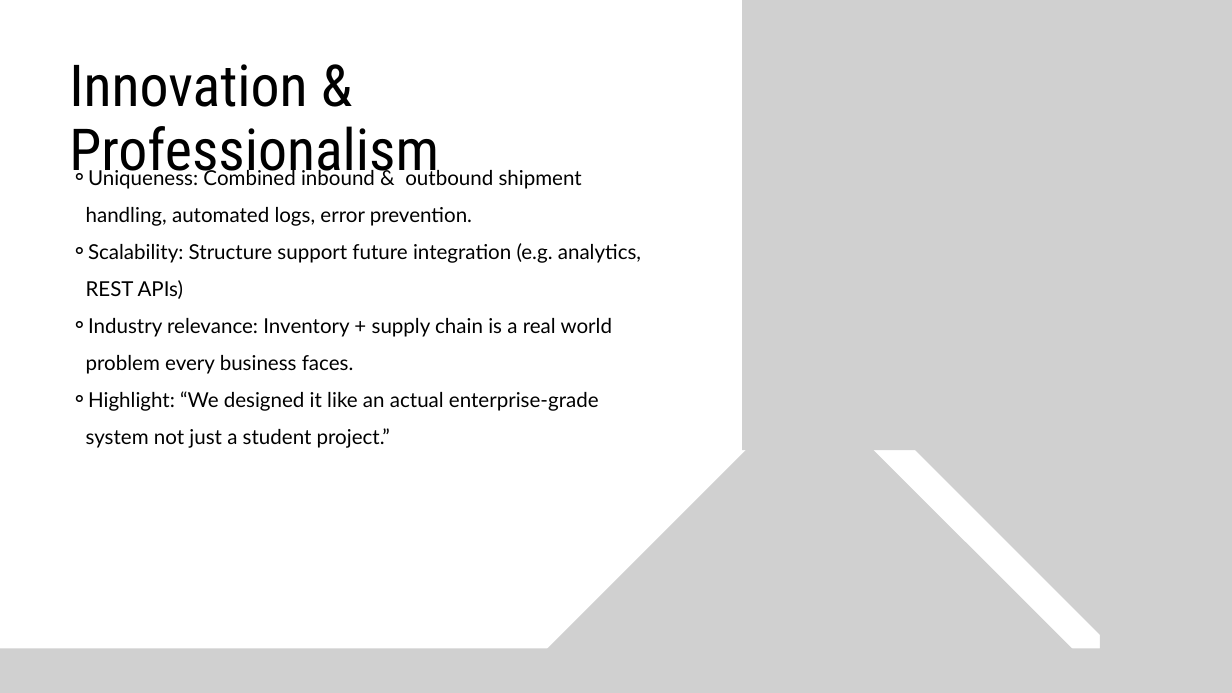
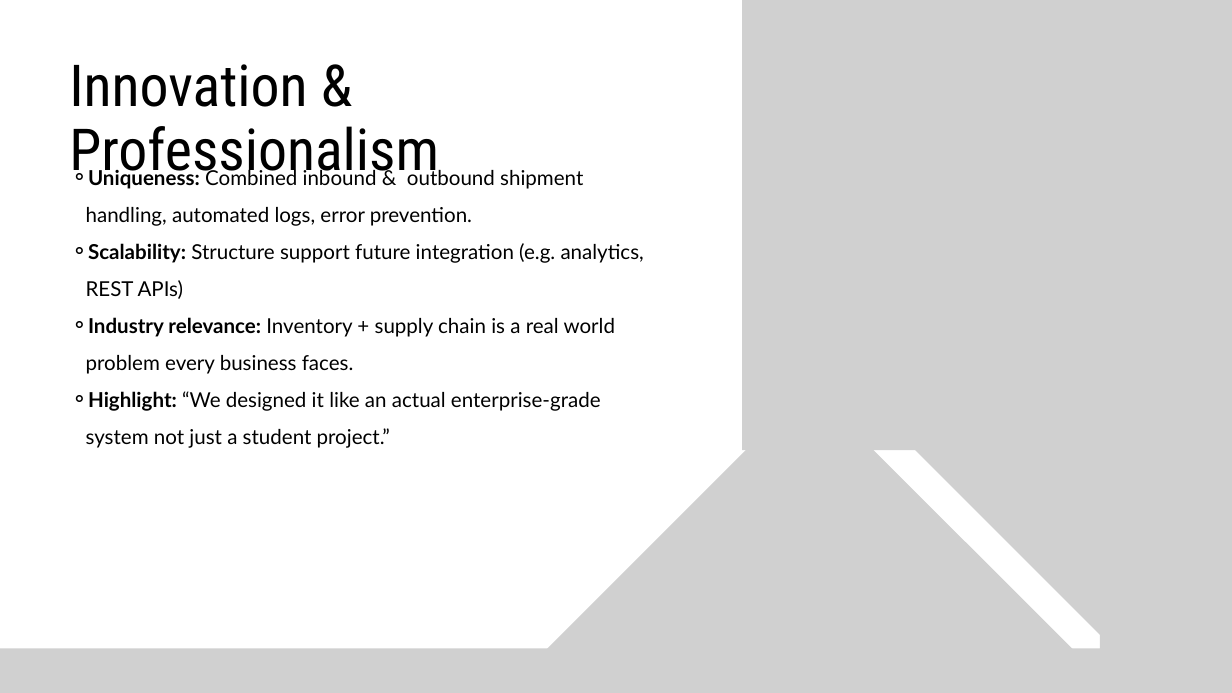
Before and after one commit to Akashmed/Smart-Inventory-And-Supply-Chain-Management-System, a slide deck: slide 13 of Final Slide (SD).pptx. Drawn at 1232x693 pixels with LibreOffice and Linux fonts; fonts in the diff are those of the drawing; grey boxes stand for pictures. Boxes give left, top, right and bottom in pixels: in the first picture for what was removed or moved away, otherwise in the second. Text is boxed around its words. In the diff, an @@ line names an element or a change of style, - is before the commit and + after.

```diff
--- a/Final Slide (SD).pptx
+++ b/Final Slide (SD).pptx
@@ text "Uniqueness: Combined inbound & outbound ..." at [86,167,644,448]: bold on in "Uniqueness:", "Scalability:", "Industry relevance:", "Highlight:" @@
```
Also in this commit, not shown: 4 other slides changed.
